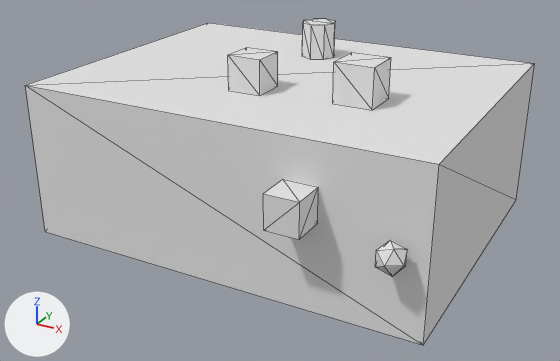
Renders of the glTF model public/Objects/object02_low.glb from each side of a commit.
Camera for both pictures: a camera (50 mm lens) standing at (2.25, -4.25, 1.87) and looking at (0.03, -0.21, -0.15). Arrows for +X, +Y and +Z are at lower left; the lights stay in place. The picture after the commit comes second. Mesh edges are drawn as thin lines. Vertices at exactly the same position are counted once.

Objects in the first picture: 'object02_low'.
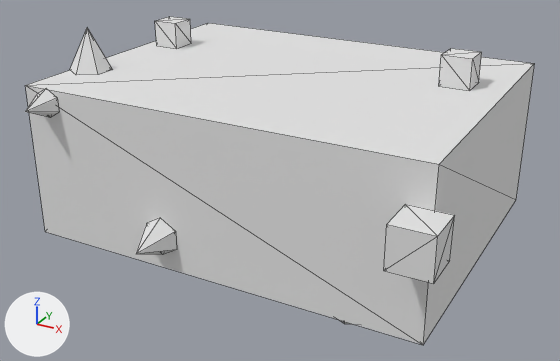
What differs and where, as boxes [x1, y1, x2, y2] in the pictures (560 x 361 px):
'object02_low', reshaped
    before: [25, 19, 535, 345]
    after: [25, 16, 535, 345]
part 1 of me_cube_006, added
    after: [70, 28, 113, 75]
part 2 of me_cube_006, added
    after: [136, 218, 177, 254]
part 3 of me_cube_006, added
    after: [155, 16, 191, 49]
part 4 of me_cube_006, added
    after: [384, 204, 454, 284]
part 5 of me_cube_006, added
    after: [25, 88, 59, 118]
part 6 of me_cube_006, added
    after: [439, 48, 482, 91]
part 7 of me_cube_006, deleted
    before: [228, 19, 407, 276]

What changed in the scene script:
```text
Change me_cube_006:
    used by ob_object02_low; location = (0.0, 0.0, 0.0)
    remove me_cube_006.from_pydata(...)  # 115 vertices, 186 faces; spans x -1.3..1.3, y -1.2..1.0, z -0.76..0.74
    add me_cube_006.from_pydata(...)  # 81 vertices, 126 faces; spans x -1.3..1.39, y -1.24..1.0, z -0.76..0.78
    me_cube_006 part 1: a new loose piece, a 6-sided cone pointing to +z spanning x -1.3..-1.06, y -0.68..-0.41, z 0.5..0.78, in mat_mat_object02_low (white #e5e5e5)
    me_cube_006 part 2: a new loose piece, a 6-sided cone pointing to -y spanning x -0.44..-0.23, y -1.24..-1.0, z -0.41..-0.17, in mat_mat_object02_low (white #e5e5e5)
    me_cube_006 part 3: a new loose piece, a box spanning x -1.2..-1.02, y 0.18..0.36, z 0.5..0.68, in mat_mat_object02_low (white #e5e5e5)
    me_cube_006 part 4: a new loose piece, a box spanning x 1.15..1.39, y -1.24..-1.0, z 0.02..0.26, in mat_mat_object02_low (white #e5e5e5)
    me_cube_006 part 5: a new loose piece, a 6-sided cone pointing to -y spanning x -1.21..-1.05, y -1.19..-1.0, z 0.32..0.51, in mat_mat_object02_low (white #e5e5e5)
    me_cube_006 part 6: a new loose piece, a box spanning x 0.9..1.1, y 0.19..0.38, z 0.5..0.69, in mat_mat_object02_low (white #e5e5e5)
    me_cube_006 part 7: 10 loose pieces with 107 vertices, spanning x -0.46..1.21, y -1.2..0.6, z -0.76..0.74, are deleted
    other edits to the shape of me_cube_006 do not show in these pictures
```
